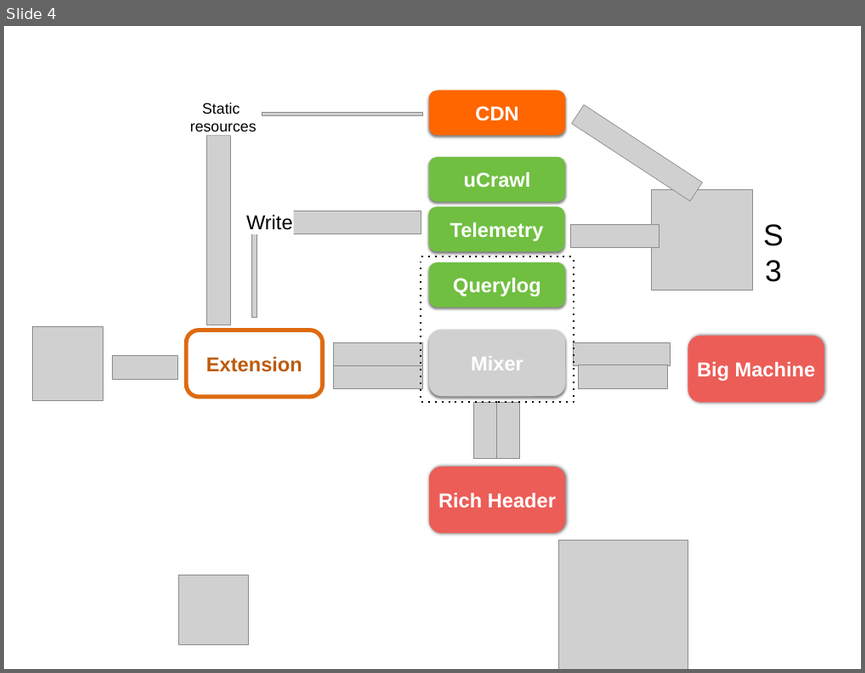
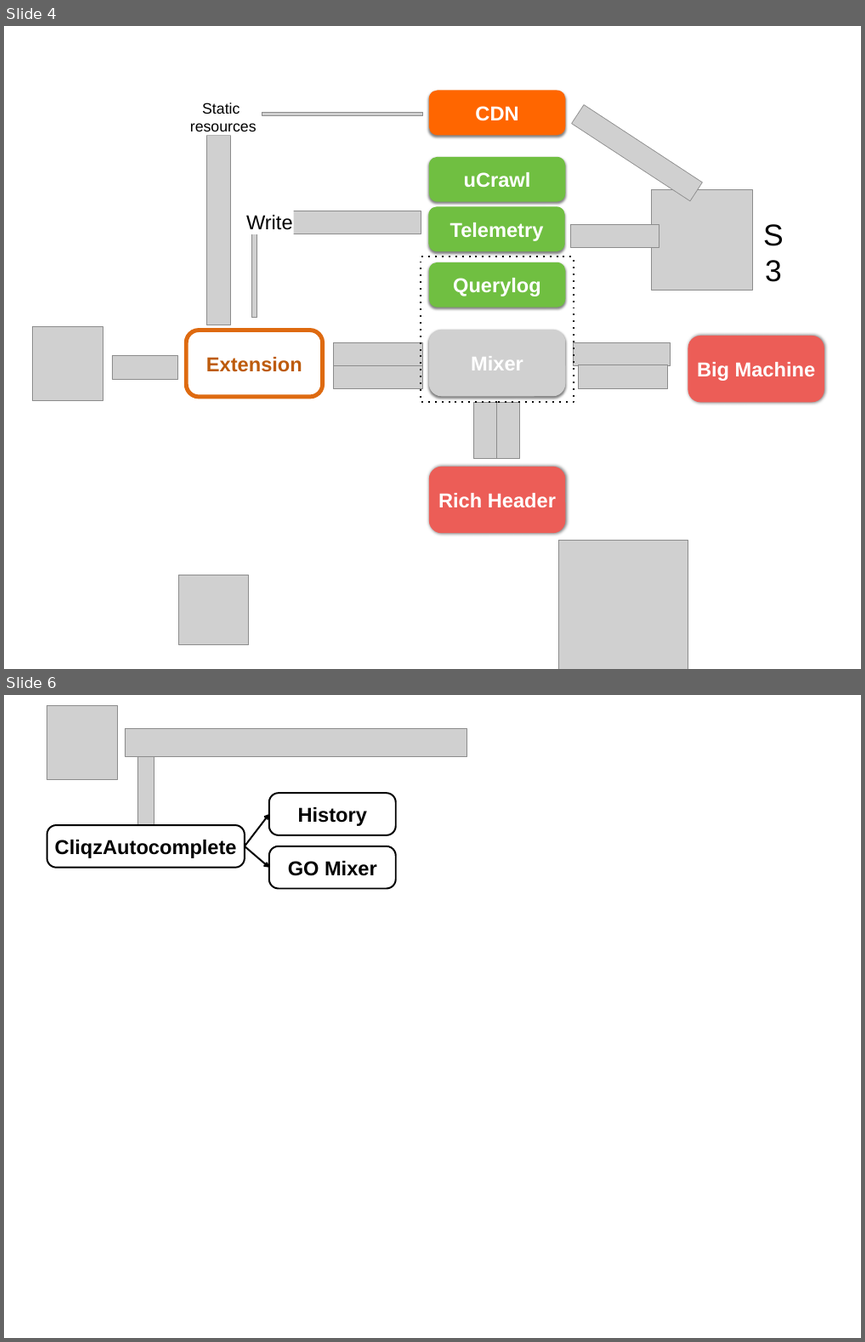
Before and after one commit to chrmod/browser-core, a slide deck: docu/CLIQZ for Firefox - garage0.51.pptx. Shown one above the other, each under a label of ours: slide 4 before the commit, slides 4 and 6 after it; the slides between them are not shown. The pictures are 865x673 and 865x1342 pixels, drawn with LibreOffice and Linux fonts; fonts in the diff are those of the drawing; grey boxes stand for pictures. Boxes give left, top, right and bottom in pixels: in the first picture for what was removed or moved away, otherwise in the second. Text is boxed around its words. In the diff, an @@ line names an element or a change of style, - is before the commit and + after.

```diff
--- a/docu/CLIQZ for Firefox - garage0.51.pptx
+++ b/docu/CLIQZ for Firefox - garage0.51.pptx
@@ slide 6 added at (4,695,861,1338), background #FFFFFF @@
@@ picture added at (46,706,117,779) @@
@@ picture added at (125,729,466,756) @@
@@ picture added at (137,757,154,825) @@
@@ rounded rectangle added at (269,794,396,835), fill #FFFFFF, outline #000000 2 pt, 24 pt, text #000000, bold @@
+History
@@ arrow added from (245, 846) to (269, 814), #000000 2 pt @@
@@ rounded rectangle added at (46,825,245,868), fill #FFFFFF, outline #000000 2 pt, 24 pt, text #000000, bold @@
+CliqzAutocomplete
@@ arrow added from (245, 846) to (269, 868), #000000 2 pt @@
@@ rounded rectangle added at (269,846,396,889), fill #FFFFFF, outline #000000 2 pt, 24 pt, text #000000, bold @@
+GO Mixer
```
Also in this commit, not shown: 2 slides changed, 2 other files.
